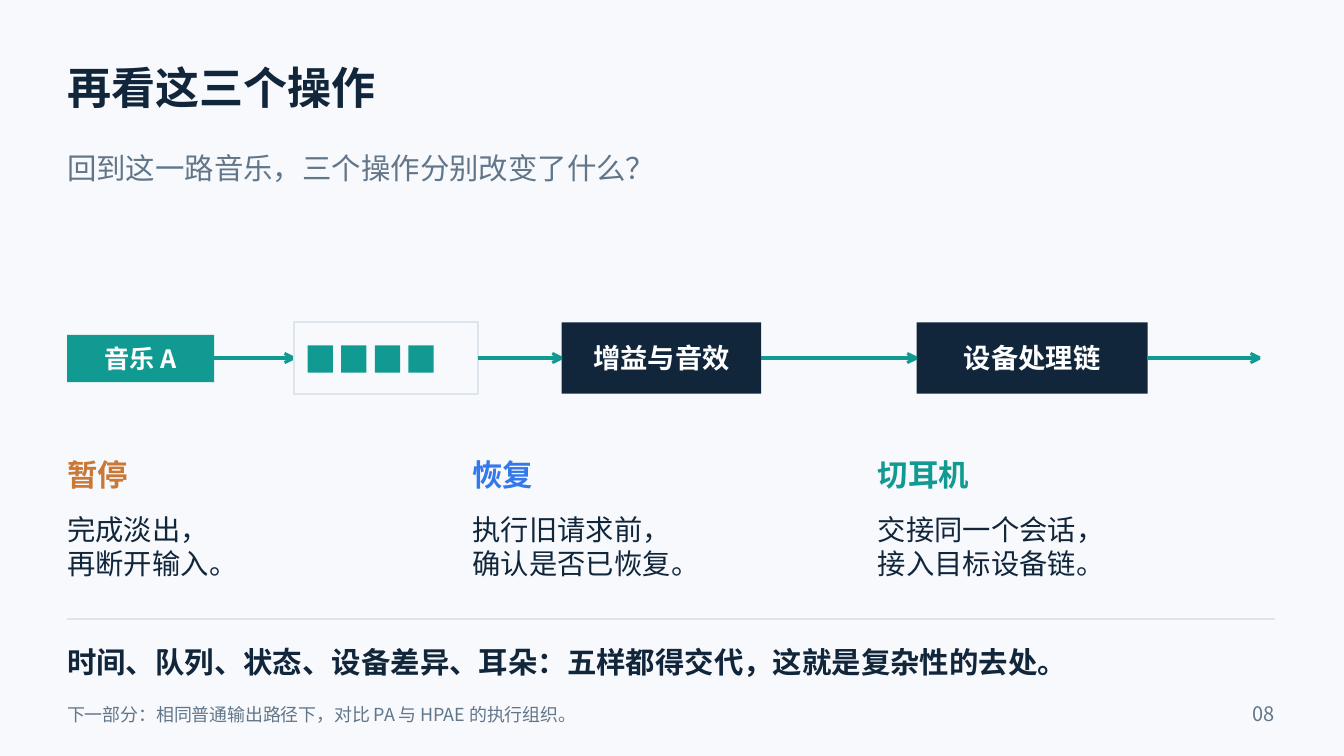
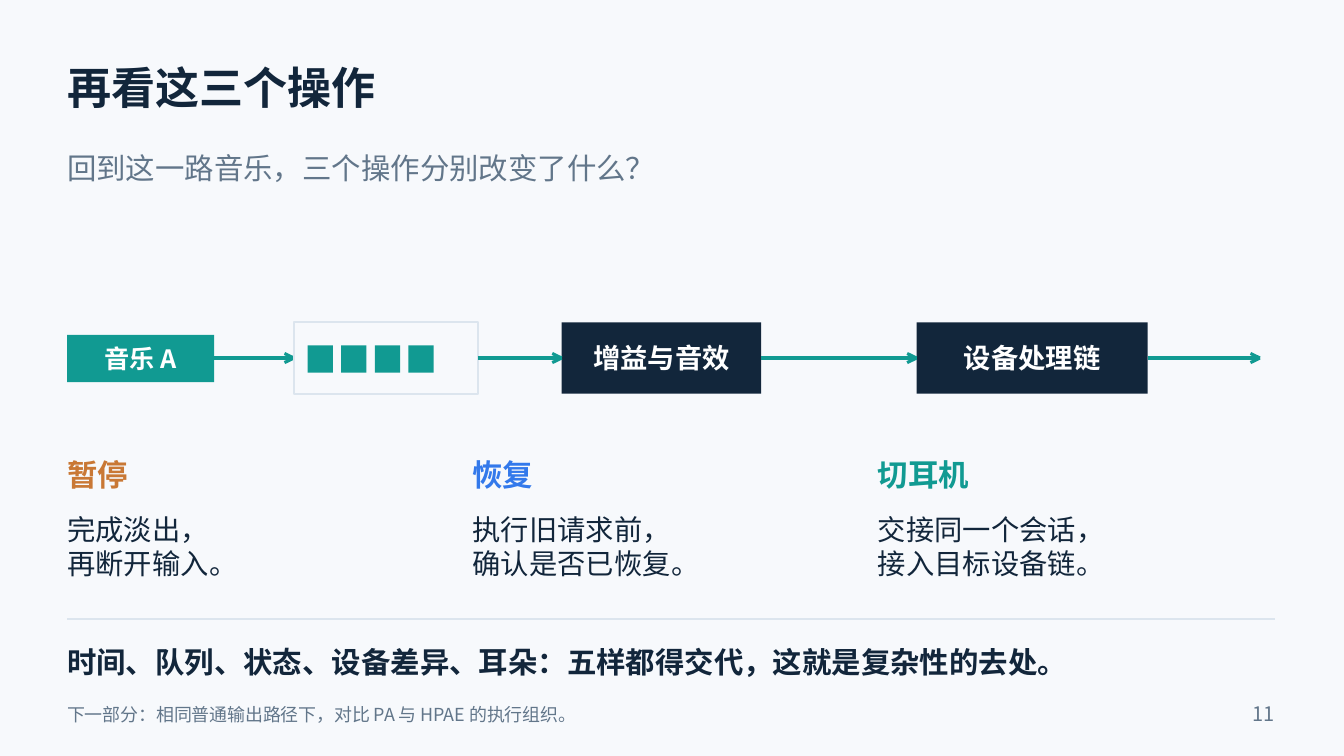
Before and after one commit to c8x1/preeaudio_share, a slide deck: slide 11 of audio_scenario/一首歌三个操作_场景演示稿.pptx (slide 8 before the commit). Drawn at 1344x756 pixels with LibreOffice and Linux fonts; fonts in the diff are those of the drawing. Boxes give left, top, right and bottom in pixels: in the first picture for what was removed or moved away, otherwise in the second. Text is boxed around its words. In the diff, an @@ line names an element or a change of style, - is before the commit and + after.

```diff
--- a/audio_scenario/一首歌三个操作_场景演示稿.pptx
+++ b/audio_scenario/一首歌三个操作_场景演示稿.pptx
@@ text at bbox=[1252, 706, 1274, 721]: text changed @@
-08
+11
```
Also in this commit, not shown: 1 other slide changed, 3 slides added, 23 other files.
